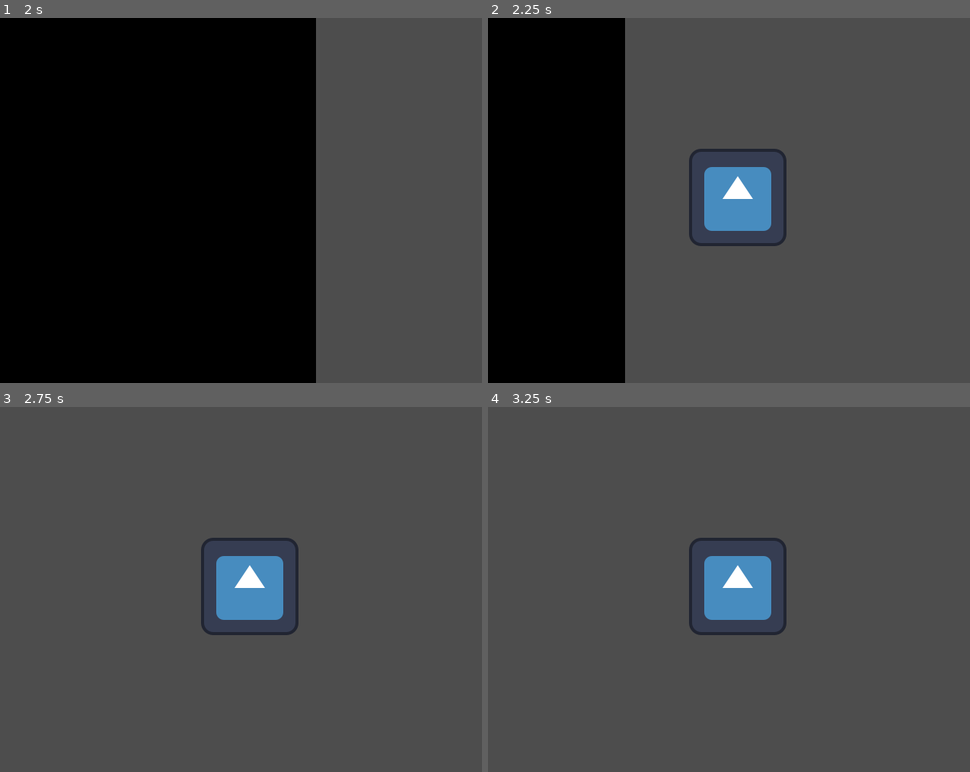
Above: before the commit, frames 1-4 (two rows, left to right).
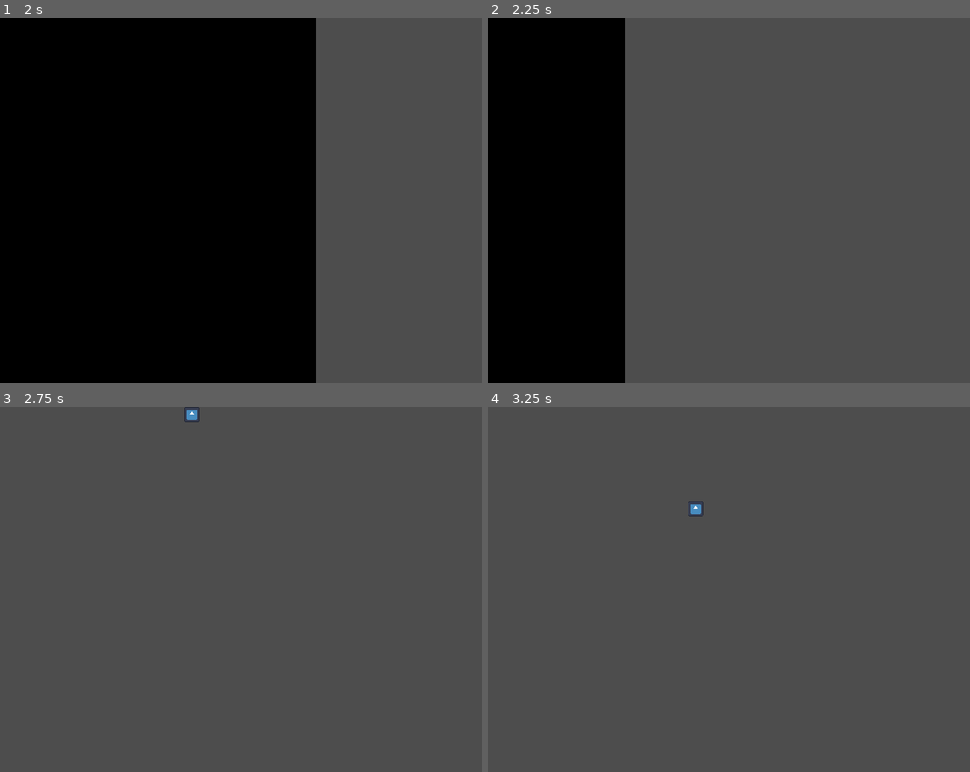
Above: after the commit, the same moments.

Repository: nonagaga/pizza-jam
Game: Godot game, scene res://Utility/SceneManager/scene_manager.tscn
The game is run twice, just before and just after one commit, with the same random seed, the same clock (stepped at 60 frames per second) and the same inputs. The engine's default icon, where the game draws it, is replaced by a stand-in: a white triangle on a blue panel in a dark square.
Inputs:
- Up to frame 1 (2 s): click "Start" at 0.5 s; click "Start" at 1.25 s
- Up to frame 2 (2.25 s): hold Right (ui_right) from 2.03 s (still down); hold Space (ui_select) from 2.03 s (still down)
- Up to frame 3 (2.75 s): keep holding Right (ui_right); keep holding Space (ui_select)
- Up to frame 4 (3.25 s): release Right (ui_right) at 2.78 s; release Space (ui_select) at 2.78 s; hold Down (ui_down) from 2.78 s (still down); tap Space (ui_select) at 2.85, 3.02 s

Frame 1 is identical in both runs. In frame 2, 3.0% of the frame differs, in the area x 41-62%, y 35-63%; in frame 3, 3.1%, in the area x 38-62%, y 0-63%; in frame 4, 3.1%.

Commit message:
Basic Locomotion and Dash Mechanic
I've added a Basic Locomotion Script with a Dash Mechanic. I want to do some research before programming the twin stick shooter aspect of the game.

Diff:
--- /dev/null
+++ b/Utility/SceneManager/player_movement.gd
@@ -0,0 +1,45 @@
+extends CharacterBody2D
+
+
+@export var speed: float =150.0
+@export var dash_speed: float = 900.0
+@export var dash_duration: float = 0.4
+
+
+var is_dashing: bool = false
+
+
+func start_dash(direction: Vector2):
+	if is_dashing or direction == Vector2.ZERO:
+		return
+
+	is_dashing = true
+
+
+	# Calculate the ratio to hand off perfectly to normal running speed
+	var normal_speed_ratio = speed / dash_speed
+
+	var tween = create_tween()
+
+	# Pass the lambda function, start value, end value, and duration as clean arguments
+	tween.tween_method(
+		func(speed_mult: float):
+			velocity = direction.normalized() * (dash_speed * speed_mult),
+		1.0,
+		normal_speed_ratio,
+		dash_duration
+	).set_trans(Tween.TRANS_CUBIC).set_ease(Tween.EASE_OUT)
+
+	await tween.finished
+	is_dashing = false
+
+func _physics_process(delta: float) -> void:
+	var direction := Input.get_vector("ui_left", "ui_right","ui_up", "ui_down")
+	if not is_dashing:
+		velocity = direction * speed
+
+	if Input.is_action_pressed("ui_select") and not is_dashing:
+		start_dash(direction)
+
+
+	move_and_slide()
--- /dev/null
+++ b/Utility/SceneManager/sun_wukong.tscn
@@ -0,0 +1,17 @@
+[gd_scene format=3 uid="uid://6gcvrgbar0em"]
+
+[ext_resource type="Script" uid="uid://cvkcnfvowyu0t" path="res://Utility/SceneManager/player_movement.gd" id="1_l3vpx"]
+[ext_resource type="Texture2D" uid="uid://0v0jwdc1tpa3" path="res://icon.svg" id="2_a87rk"]
+
+[sub_resource type="RectangleShape2D" id="RectangleShape2D_0eb53"]
+
+[node name="CharacterBody2D" type="CharacterBody2D" unique_id=1521335086]
+script = ExtResource("1_l3vpx")
+
+[node name="Sprite2D" type="Sprite2D" parent="." unique_id=253240404]
+position = Vector2(3.8146973e-06, 1.9073486e-06)
+scale = Vector2(0.15624996, 0.15624999)
+texture = ExtResource("2_a87rk")
+
+[node name="CollisionShape2D" type="CollisionShape2D" parent="." unique_id=1038695478]
+shape = SubResource("RectangleShape2D_0eb53")
--- a/Utility/SceneManager/test_scene.tscn
+++ b/Utility/SceneManager/test_scene.tscn
@@ -1,9 +1,8 @@
 [gd_scene format=3 uid="uid://bjvnrpy1jd8p2"]
 
-[ext_resource type="Texture2D" uid="uid://0v0jwdc1tpa3" path="res://icon.svg" id="1_88ibx"]
+[ext_resource type="PackedScene" uid="uid://6gcvrgbar0em" path="res://Utility/SceneManager/sun_wukong.tscn" id="1_88ibx"]
 
 [node name="TestScene" type="Node2D" unique_id=133285180]
 
-[node name="Icon" type="Sprite2D" parent="." unique_id=380881167]
-position = Vector2(328, 236)
-texture = ExtResource("1_88ibx")
+[node name="CharacterBody2D" parent="." unique_id=1521335086 instance=ExtResource("1_88ibx")]
+position = Vector2(10, 10)
--- a/project.godot
+++ b/project.godot
@@ -22,6 +22,41 @@
 window/stretch/mode="canvas_items"
 window/stretch/scale_mode="integer"
 
+[input]
+
+ui_left={
+"deadzone": 0.5,
+"events": [Object(InputEventKey,"resource_local_to_scene":false,"resource_name":"","device":16,"window_id":0,"alt_pressed":false,"shift_pressed":false,"ctrl_pressed":false,"meta_pressed":false,"pressed":false,"keycode":4194319,"physical_keycode":0,"key_label":0,"unicode":0,"location":0,"echo":false,"script":null)
+, Object(InputEventJoypadButton,"resource_local_to_scene":false,"resource_name":"","device":-1,"button_index":13,"pressure":0.0,"pressed":false,"script":null)
+, Object(InputEventJoypadMotion,"resource_local_to_scene":false,"resource_name":"","device":-1,"axis":0,"axis_value":-1.0,"script":null)
+, Object(InputEventKey,"resource_local_to_scene":false,"resource_name":"","device":-1,"window_id":0,"alt_pressed":false,"shift_pressed":false,"ctrl_pressed":false,"meta_pressed":false,"pressed":false,"keycode":0,"physical_keycode":65,"key_label":0,"unicode":97,"location":0,"echo":false,"script":null)
+]
+}
+ui_right={
+"deadzone": 0.5,
+"events": [Object(InputEventKey,"resource_local_to_scene":false,"resource_name":"","device":16,"window_id":0,"alt_pressed":false,"shift_pressed":false,"ctrl_pressed":false,"meta_pressed":false,"pressed":false,"keycode":4194321,"physical_keycode":0,"key_label":0,"unicode":0,"location":0,"echo":false,"script":null)
+, Object(InputEventJoypadButton,"resource_local_to_scene":false,"resource_name":"","device":-1,"button_index":14,"pressure":0.0,"pressed":false,"script":null)
+, Object(InputEventJoypadMotion,"resource_local_to_scene":false,"resource_name":"","device":-1,"axis":0,"axis_value":1.0,"script":null)
+, Object(InputEventKey,"resource_local_to_scene":false,"resource_name":"","device":-1,"window_id":0,"alt_pressed":false,"shift_pressed":false,"ctrl_pressed":false,"meta_pressed":false,"pressed":false,"keycode":0,"physical_keycode":68,"key_label":0,"unicode":100,"location":0,"echo":false,"script":null)
+]
+}
+ui_up={
+"deadzone": 0.5,
+"events": [Object(InputEventKey,"resource_local_to_scene":false,"resource_name":"","device":16,"window_id":0,"alt_pressed":false,"shift_pressed":false,"ctrl_pressed":false,"meta_pressed":false,"pressed":false,"keycode":4194320,"physical_keycode":0,"key_label":0,"unicode":0,"location":0,"echo":false,"script":null)
+, Object(InputEventJoypadButton,"resource_local_to_scene":false,"resource_name":"","device":-1,"button_index":11,"pressure":0.0,"pressed":false,"script":null)
+, Object(InputEventJoypadMotion,"resource_local_to_scene":false,"resource_name":"","device":-1,"axis":1,"axis_value":-1.0,"script":null)
+, Object(InputEventKey,"resource_local_to_scene":false,"resource_name":"","device":-1,"window_id":0,"alt_pressed":false,"shift_pressed":false,"ctrl_pressed":false,"meta_pressed":false,"pressed":false,"keycode":0,"physical_keycode":87,"key_label":0,"unicode":119,"location":0,"echo":false,"script":null)
+]
+}
+ui_down={
+"deadzone": 0.5,
+"events": [Object(InputEventKey,"resource_local_to_scene":false,"resource_name":"","device":16,"window_id":0,"alt_pressed":false,"shift_pressed":false,"ctrl_pressed":false,"meta_pressed":false,"pressed":false,"keycode":4194322,"physical_keycode":0,"key_label":0,"unicode":0,"location":0,"echo":false,"script":null)
+, Object(InputEventJoypadButton,"resource_local_to_scene":false,"resource_name":"","device":-1,"button_index":12,"pressure":0.0,"pressed":false,"script":null)
+, Object(InputEventJoypadMotion,"resource_local_to_scene":false,"resource_name":"","device":-1,"axis":1,"axis_value":1.0,"script":null)
+, Object(InputEventKey,"resource_local_to_scene":false,"resource_name":"","device":-1,"window_id":0,"alt_pressed":false,"shift_pressed":false,"ctrl_pressed":false,"meta_pressed":false,"pressed":false,"keycode":0,"physical_keycode":83,"key_label":0,"unicode":115,"location":0,"echo":false,"script":null)
+]
+}
+
 [physics]
 
 3d/physics_engine="Jolt Physics"
Not shown, added: Utility/SceneManager/player_movement.gd.uid
